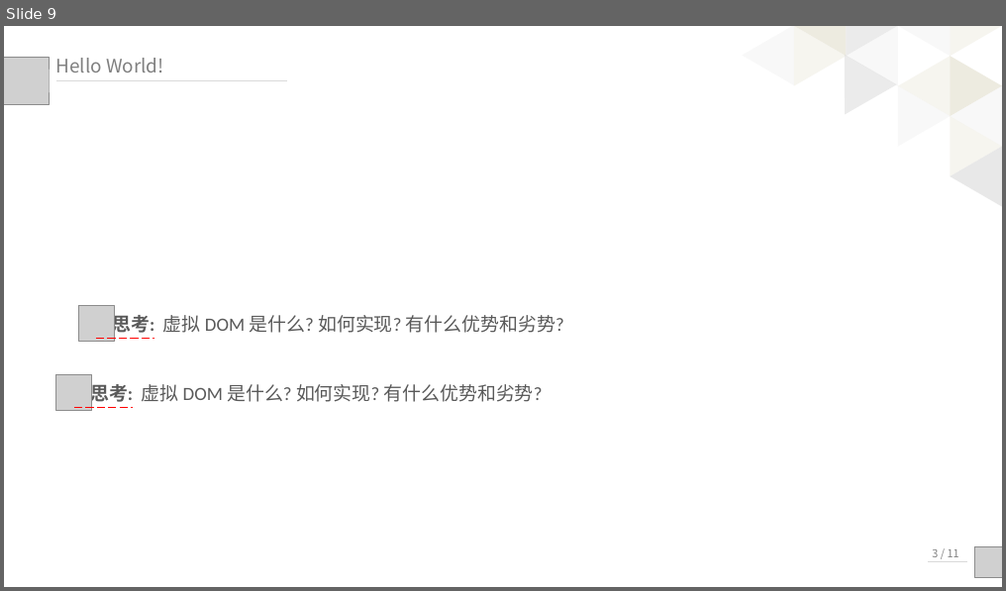
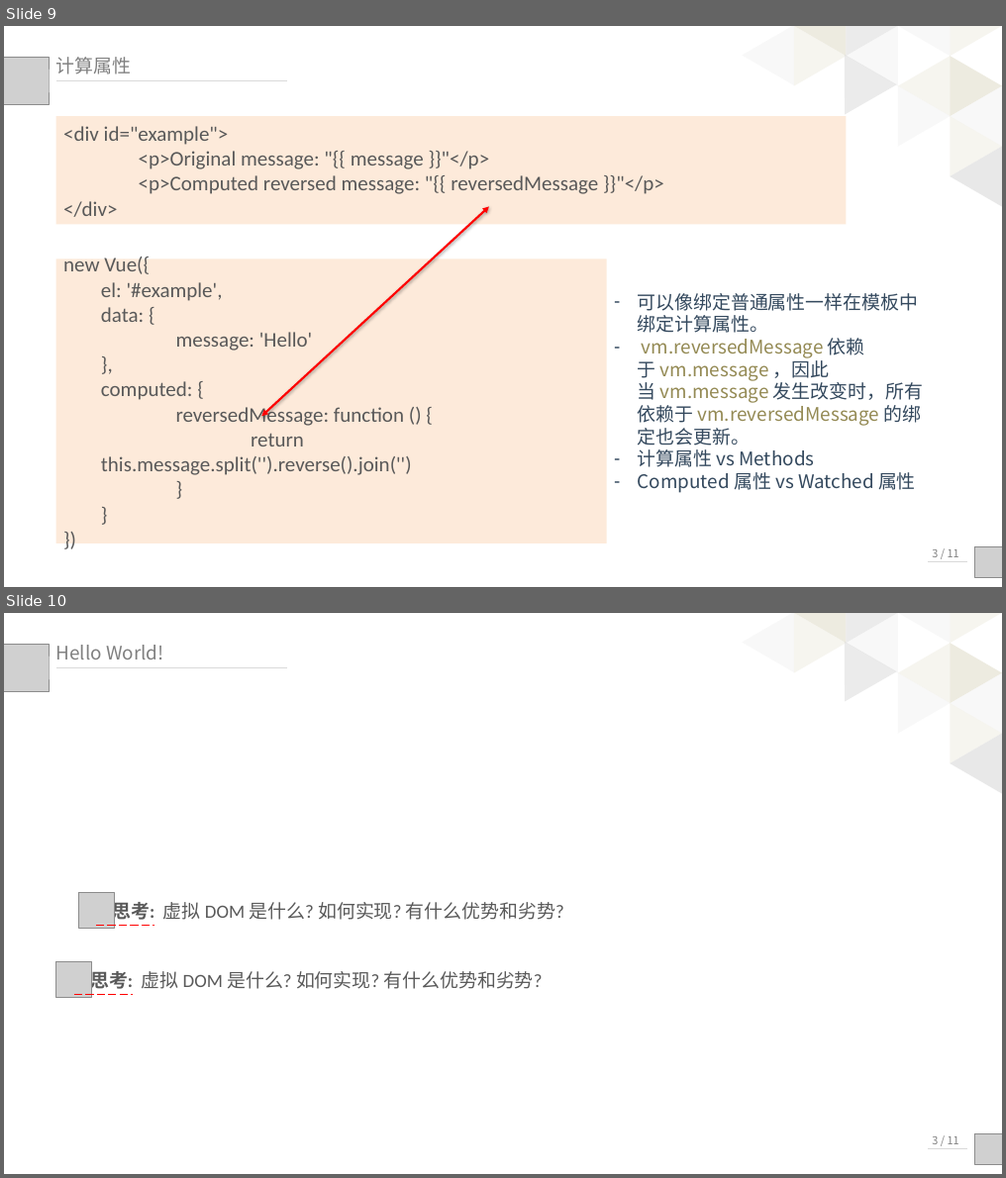
Before and after one commit to palmerye/Vue-Classroom, a slide deck: Presentation/Vue入门.pptx. Shown one above the other, each under a label of ours: slide 9 before the commit, slides 9 and 10 after it. The pictures are 1006x591 and 1006x1178 pixels, drawn with LibreOffice and Linux fonts; fonts in the diff are those of the drawing; grey boxes stand for pictures. Boxes give left, top, right and bottom in pixels: in the first picture for what was removed or moved away, otherwise in the second. Text is boxed around its words. In the diff, an @@ line names an element or a change of style, - is before the commit and + after.

```diff
--- a/Presentation/Vue入门.pptx
+++ b/Presentation/Vue入门.pptx
@@ slide 9 added at (4,26,1002,587), background #FFFFFF @@
@@ triangle added at (743,26,794,85), fill #F2F2F2 at 50% opacity @@
@@ triangle added at (795,26,846,56), fill #DDD9C3 at 50% opacity @@
@@ triangle added at (795,26,846,85), fill #EEECE1 at 50% opacity @@
@@ triangle added at (819,55,897,130), fill #D9D9D9 at 50% opacity @@
@@ triangle added at (846,26,898,56), fill #D9D9D9 at 50% opacity @@
@@ triangle added at (846,26,898,85), fill #F2F2F2 at 50% opacity @@
@@ triangle added at (899,26,950,56), fill #F2F2F2 at 50% opacity @@
@@ triangle added at (899,26,950,85), fill #FFFFFF at 50% opacity @@
@@ triangle added at (899,55,950,116), fill #EEECE1 at 50% opacity @@
@@ triangle added at (950,26,1002,56), fill #EEECE1 at 50% opacity @@
@@ triangle added at (950,55,1002,116), fill #DDD9C3 at 50% opacity @@
@@ picture added at (4,57,49,105) @@
@@ text added at (55,57,131,75), 18 pt, text #808080 @@
+计算属性
@@ line added from (56, 80) to (288, 80), #D9D9D9 0.75 pt @@
@@ triangle added at (899,85,950,147), fill #F2F2F2 at 50% opacity @@
@@ triangle added at (950,85,1002,147), fill #F2F2F2 at 50% opacity @@
@@ rectangle added at (56,116,846,225), fill #FDEADA, 20 pt, text #595959 @@
+<div id="example">
+<p>Original message: "{{ message }}"</p>
+<p>Computed reversed message: "{{ reversedMessage }}"</p>
+</div>
@@ triangle added at (950,116,1002,176), fill #EEECE1 at 50% opacity @@
@@ triangle added at (950,146,1002,206), fill #F2F2F2 at 50% opacity @@
@@ triangle added at (950,146,1002,206), fill #D9D9D9 at 50% opacity @@
@@ double arrow added from (261, 417) to (489, 206), #FF0000 2 pt @@
@@ rectangle added at (56,259,607,544), fill #FDEADA, 20 pt, text #595959 @@
+new Vue({
+  el: '#example',
+  data: {
+  message: 'Hello'
+  },
+  computed: {
+  reversedMessage: function () {
+  return this.message.split('').reverse().join('')
+  }
+  }
+})
@@ text added at (638,293,923,493), 18 pt, text #34495E @@
+– 可以像绑定普通属性一样在模板中绑定计算属性。
+– vm.reversedMessage 依赖于 vm.message ，因此当 vm.message 发生改变时，所有依赖于 vm.reversedMessage 的绑定也会更新。
+– 计算属性 vs Methods
+– Computed 属性 vs Watched 属性
@@ text added at (932,550,959,558), 10.5 pt, text #808080 @@
+3 / 11
@@ picture added at (974,547,1002,577) @@
@@ line added from (967, 563) to (929, 563), #D9D9D9 0.75 pt @@
@@ what was slide 9 is now slide 10 @@
```
Also in this commit, not shown: 1 slide changed.
